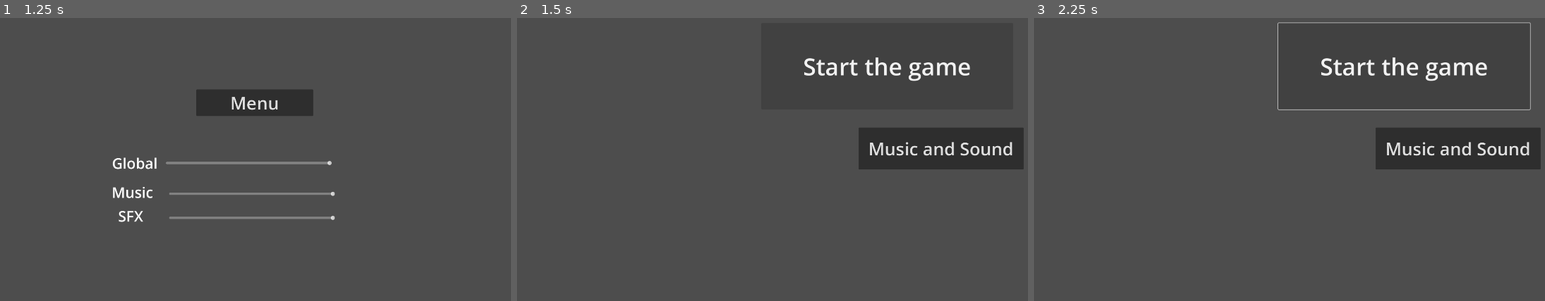
Above: before the commit, frames 1-3 (left to right).
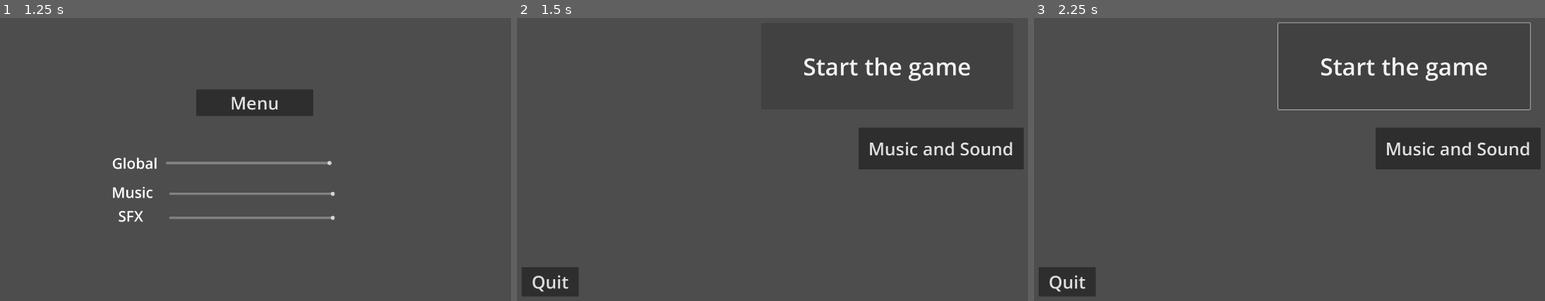
Above: after the commit, the same moments.

Repository: AntDum/TechPortalSolution
Game: Godot game, scene res://scenes/UI/Menu_son.tscn
Two runs of this game, one before a commit and one after it. Both use one fixed random seed, a clock stepped at 60 frames per second and the inputs below. The project has no main scene, so this scene is started directly.
Inputs:
- Up to frame 1 (1.25 s): tap Enter at 0.5 s; hold D (right) from 0.53 s (still down); tap Space (jump) at 0.77 s
- Up to frame 2 (1.5 s): release D (right) at 1.25 s; click "Menu" at 1.25 s
- Up to frame 3 (2.25 s): click "Start the game" at 2 s

Frame 1 is identical in both runs. In frame 2, 1.1% of the frame differs, in the area x 0-13%, y 88-99%; in frame 3, 1.1%.

Commit message:
Add quit button

Diff:
--- a/scenes/UI/Main_menu.gd
+++ b/scenes/UI/Main_menu.gd
@@ -8,3 +8,10 @@
 
 func _on_music_sound_pressed():
 	get_tree().change_scene_to_file(SOUND_MENU_SCENE)
+
+
+
+func _on_quit_pressed():
+	#Coupe le son avant de quitter le jeu pour ne pas avoir une rupture soudaine
+	AudioServer.set_bus_mute(AudioServer.get_bus_index("Master"),true)
+	get_tree().quit()
--- a/scenes/UI/Main_menu.tscn
+++ b/scenes/UI/Main_menu.tscn
@@ -30,4 +30,15 @@
 offset_bottom = 610.0
 text = "Music and Sound"
 
+[node name="Quit" parent="." instance=ExtResource("1_ffjsw")]
+layout_mode = 0
+offset_left = 71.0
+offset_top = 943.0
+offset_right = 265.0
+offset_bottom = 1043.0
+text = "Quit"
+
 [connection signal="pressed" from="Music_sound" to="." method="_on_music_sound_pressed"]
+[connection signal="pressed" from="Quit" to="." method="_on_quit_pressed"]
+
+[editable path="Quit"]
--- a/scenes/UI/button.tscn
+++ b/scenes/UI/button.tscn
@@ -1,7 +1,6 @@
-[gd_scene load_steps=3 format=3 uid="uid://lvx8m071lxvj"]
+[gd_scene load_steps=2 format=3 uid="uid://lvx8m071lxvj"]
 
 [ext_resource type="Script" path="res://scenes/UI/Button.gd" id="1_8gv14"]
-[ext_resource type="AudioStream" uid="uid://dwpygvy80sfvq" path="res://assets/Sound/Sound_effect/HUD_bouton_presse1.wav" id="2_82oip"]
 
 [node name="Button" type="Button"]
 offset_left = 408.0
@@ -13,8 +12,4 @@
 "
 script = ExtResource("1_8gv14")
 
-[node name="AudioStreamPlayer" type="AudioStreamPlayer" parent="."]
-stream = ExtResource("2_82oip")
-bus = &"SFX"
-
 [connection signal="pressed" from="." to="." method="_on_pressed"]
